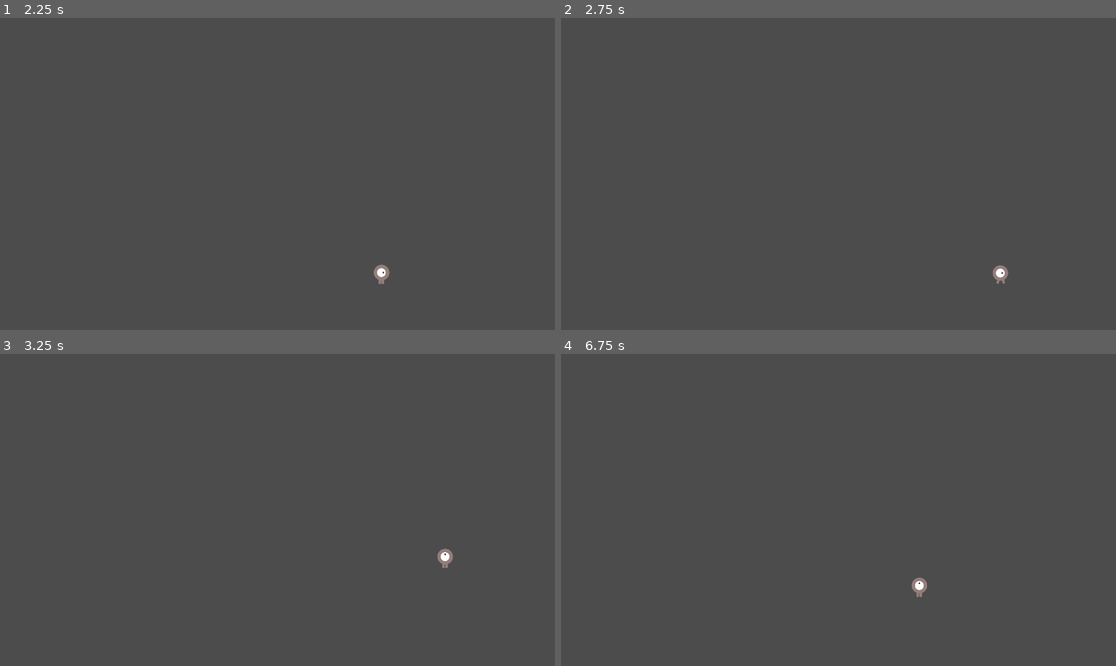
Above: before the commit, frames 1-4 (two rows, left to right).
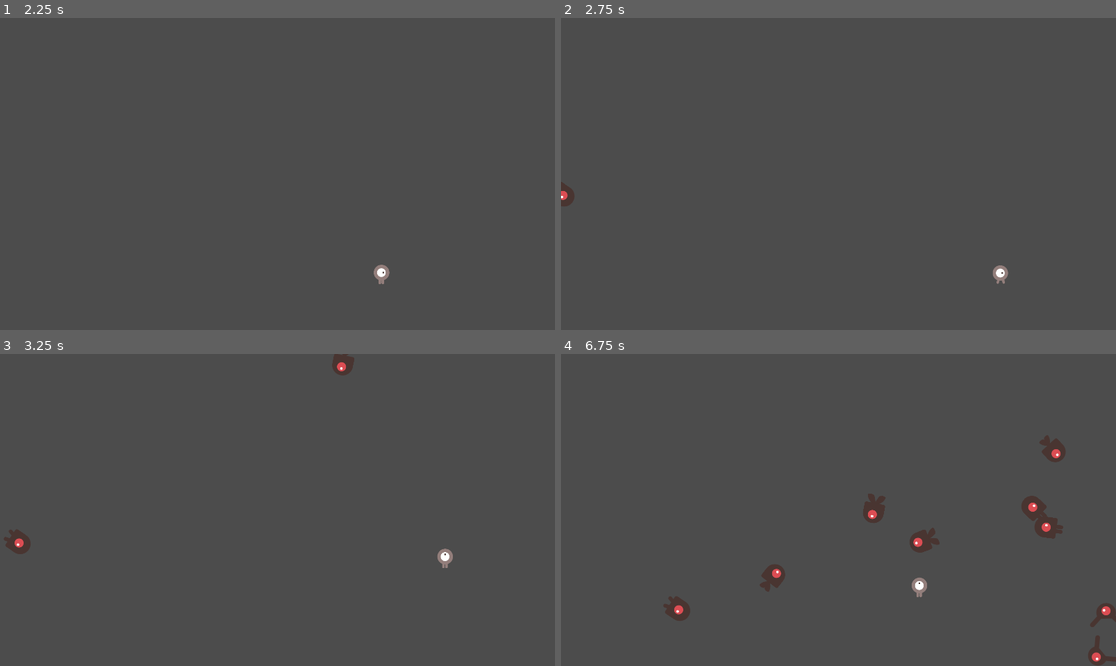
Above: after the commit, the same moments.

Repository: JennyJTG/GodotGameProject
Game: Godot game, scene res://Main.tscn
Two runs of this game, one before a commit and one after it. Both use one fixed random seed, a clock stepped at 60 frames per second and the inputs below.
Inputs:
- Up to frame 1 (2.25 s): tap Enter at 0.5 s; hold D (move_right) 0.53-1.28 s; hold S (move_down) 1.28-2.03 s; hold D (move_right) from 2.03 s (still down)
- Up to frame 2 (2.75 s): keep holding D (move_right)
- Up to frame 3 (3.25 s): release D (move_right) at 2.78 s; hold W (move_up) from 2.78 s (still down)
- Up to frame 4 (6.75 s): release W (move_up) at 3.53 s; hold A (move_left) 3.53-5.03 s; hold S (move_down) 5.03-5.78 s; hold D (move_right) 5.78-6.53 s; hold W (move_up) from 6.53 s (still down)

Frame 1 is identical in both runs. In frame 2, 0.1% of the frame differs, in the area x 0-3%, y 52-61%; in frame 3, 0.5%; in frame 4, 2.1%, in the area x 18-100%, y 26-100%.

Commit message:
Fix the enemy mob code

Diff:
--- a/gameJamButCooler/Main.gd
+++ b/gameJamButCooler/Main.gd
@@ -1,5 +1,6 @@
 extends Node
-export var mob_scene: PackedScene
+
+export(PackedScene) var mob_scene
 var score
 var rng = RandomNumberGenerator.new()
 # Declare member variables here. Examples:
@@ -24,11 +25,11 @@
 
 func _on_MobTimer_timeout():
     # Create a new instance of the Mob scene.
-    var mob = mob_scene.instantiate()
+    var mob = mob_scene.instance()
 
     # Choose a random location on Path2D.
     var mob_spawn_location = get_node("MobPath/MobSpawnLocation")
-    mob_spawn_location.progress_ratio = randi()
+    mob_spawn_location.offset = randi()
 
     # Set the mob's direction perpendicular to the path direction.
     var direction = mob_spawn_location.rotation + PI / 2
@@ -37,11 +38,11 @@
     mob.position = mob_spawn_location.position
 
     # Add some randomness to the direction.
-    direction += rng.randf_range(-PI / 4, PI / 4)
+    direction += rand_range(-PI / 4, PI / 4)
     mob.rotation = direction
 
     # Choose the velocity for the mob.
-    var velocity = Vector2(rng.randf_range(150.0, 250.0), 0.0)
+    var velocity = Vector2(rand_range(150.0, 250.0), 0.0)
     mob.linear_velocity = velocity.rotated(direction)
 
     # Spawn the mob by adding it to the Main scene.
@@ -49,6 +50,7 @@
 
 # Called when the node enters the scene tree for the first time.
 func _ready():
+    randomize()
     new_game()
     pass # Replace with function body.
 
--- a/gameJamButCooler/Main.tscn
+++ b/gameJamButCooler/Main.tscn
@@ -6,7 +6,7 @@
 
 [sub_resource type="Curve2D" id=1]
 _data = {
-"points": PoolVector2Array( 0, 0, 0, 0, 0, 0, 0, 0, 0, 0, 1258.96, -25.5932, 0, 0, 0, 0, 1925.41, -9.05661, 0, 0, 0, 0, 1922.23, 1069.81, 0, 0, 0, 0, 0, 1080, 0, 0, 0, 0, 0, 0 )
+"points": PoolVector2Array( 0, 0, 0, 0, -27, -16, 0, 0, 0, 0, 1893, -16, 0, 0, 0, 0, 1893, 1064, 0, 0, 0, 0, -27, 1064, 0, 0, 0, 0, -27, -16 )
 }
 
 [node name="Main" type="Node"]
@@ -28,10 +28,13 @@
 position = Vector2( 940, 588 )
 
 [node name="MobPath" type="Path2D" parent="."]
-position = Vector2( 106, 125.667 )
-scale = Vector2( 0.892797, 0.846604 )
+position = Vector2( 27, 16 )
 curve = SubResource( 1 )
 
 [node name="MobSpawnLocation" type="PathFollow2D" parent="MobPath"]
+position = Vector2( -27, -16 )
 
 [connection signal="hit" from="Player" to="." method="game_over"]
+[connection signal="timeout" from="MobTimer" to="." method="_on_MobTimer_timeout"]
+[connection signal="timeout" from="ScoreTimer" to="." method="_on_ScoreTimer_timeout"]
+[connection signal="timeout" from="StartTimer" to="." method="_on_StartTimer_timeout"]
--- a/gameJamButCooler/Mob.gd
+++ /dev/null
@@ -1,22 +0,0 @@
-extends RigidBody2D
-
-
-# Declare member variables here. Examples:
-# var a = 2
-# var b = "text"
-
-
-# Called when the node enters the scene tree for the first time.
-func _ready():
-    $AnimatedSprite2D.play()
-    var mob_types = $AnimatedSprite2D.get_sprite_frames().get_animation_names()
-    $AnimatedSprite2D.animation = mob_types[randi() % mob_types.size()]
-    pass
-
-func _on_visible_on_screen_notifier_2d_screen_exited():
-    queue_free()
-
-
-# Called every frame. 'delta' is the elapsed time since the previous frame.
-#func _process(delta):
-#    pass
--- a/gameJamButCooler/Mob.tscn
+++ /dev/null
@@ -1,50 +0,0 @@
-[gd_scene load_steps=10 format=2]
-
-[ext_resource path="res://mob/sprites/enemyWalking_2.png" type="Texture" id=1]
-[ext_resource path="res://mob/sprites/enemyWalking_1.png" type="Texture" id=2]
-[ext_resource path="res://mob/sprites/enemySwimming_1.png" type="Texture" id=3]
-[ext_resource path="res://mob/sprites/enemySwimming_2.png" type="Texture" id=4]
-[ext_resource path="res://mob/sprites/enemyFlyingAlt_1.png" type="Texture" id=5]
-[ext_resource path="res://mob/sprites/enemyFlyingAlt_2.png" type="Texture" id=6]
-[ext_resource path="res://Mob.gd" type="Script" id=7]
-
-[sub_resource type="SpriteFrames" id=1]
-animations = [ {
-"frames": [ ExtResource( 5 ), ExtResource( 6 ) ],
-"loop": true,
-"name": "fly",
-"speed": 3.0
-}, {
-"frames": [ ExtResource( 3 ), ExtResource( 4 ) ],
-"loop": true,
-"name": "swim",
-"speed": 3.0
-}, {
-"frames": [ ExtResource( 2 ), ExtResource( 1 ) ],
-"loop": true,
-"name": "walk",
-"speed": 3.0
-} ]
-
-[sub_resource type="CapsuleShape2D" id=2]
-radius = 36.0
-height = 28.0
-
-[node name="Mob" type="RigidBody2D"]
-gravity_scale = 0.0
-script = ExtResource( 7 )
-__meta__ = {
-"_edit_group_": true
-}
-
-[node name="AnimatedSprite" type="AnimatedSprite" parent="."]
-scale = Vector2( 0.75, 0.75 )
-frames = SubResource( 1 )
-animation = "walk"
-
-[node name="CollisionShape2D" type="CollisionShape2D" parent="."]
-light_mask = 0
-rotation = 1.5708
-shape = SubResource( 2 )
-
-[node name="VisibilityNotifier2D" type="VisibilityNotifier2D" parent="."]
--- /dev/null
+++ b/gameJamButCooler/mob/Mob.gd
@@ -0,0 +1,9 @@
+extends RigidBody2D
+
+func _ready():
+    $AnimatedSprite.playing = true
+    var mob_types = $AnimatedSprite.frames.get_animation_names()
+    $AnimatedSprite.animation = mob_types[randi() % mob_types.size()]
+
+func _on_VisibilityNotifier2D_screen_exited():
+    queue_free()
--- a/gameJamButCooler/mob/Mob.tscn
+++ b/gameJamButCooler/mob/Mob.tscn
@@ -1,30 +1,51 @@
-[gd_scene load_steps=2 format=2]
+[gd_scene load_steps=10 format=2]
+
+[ext_resource path="res://mob/sprites/enemyWalking_1.png" type="Texture" id=1]
+[ext_resource path="res://mob/sprites/enemySwimming_2.png" type="Texture" id=2]
+[ext_resource path="res://mob/sprites/enemyWalking_2.png" type="Texture" id=3]
+[ext_resource path="res://mob/sprites/enemySwimming_1.png" type="Texture" id=4]
+[ext_resource path="res://mob/sprites/enemyFlyingAlt_1.png" type="Texture" id=5]
+[ext_resource path="res://mob/sprites/enemyFlyingAlt_2.png" type="Texture" id=6]
+[ext_resource path="res://mob/Mob.gd" type="Script" id=7]
 
 [sub_resource type="SpriteFrames" id=1]
 animations = [ {
-"frames": [  ],
+"frames": [ ExtResource( 5 ), ExtResource( 6 ) ],
 "loop": true,
 "name": "fly",
-"speed": 5.0
+"speed": 3.0
 }, {
-"frames": [  ],
+"frames": [ ExtResource( 4 ), ExtResource( 2 ) ],
 "loop": true,
 "name": "swim",
-"speed": 5.0
+"speed": 3.0
 }, {
-"frames": [  ],
+"frames": [ ExtResource( 1 ), ExtResource( 3 ) ],
 "loop": true,
 "name": "walk",
-"speed": 5.0
+"speed": 3.0
 } ]
 
+[sub_resource type="CapsuleShape2D" id=2]
+radius = 36.0
+height = 28.0
+
 [node name="Mob" type="RigidBody2D"]
+collision_mask = 0
+gravity_scale = 0.0
+script = ExtResource( 7 )
 
 [node name="AnimatedSprite" type="AnimatedSprite" parent="."]
+scale = Vector2( 0.75, 0.75 )
 frames = SubResource( 1 )
 animation = "walk"
+frame = 1
 
 [node name="CollisionShape2D" type="CollisionShape2D" parent="."]
 light_mask = 0
+rotation = 1.5708
+shape = SubResource( 2 )
 
 [node name="VisibilityNotifier2D" type="VisibilityNotifier2D" parent="."]
+
+[connection signal="screen_exited" from="VisibilityNotifier2D" to="." method="_on_VisibilityNotifier2D_screen_exited"]
--- a/gameJamButCooler/player/Player.gd
+++ b/gameJamButCooler/player/Player.gd
@@ -11,6 +11,7 @@
     $CollisionShape2D.disabled = false
 
 func _ready():
+    hide()
     screen_size = get_viewport_rect().size
 
 func _process(delta):
